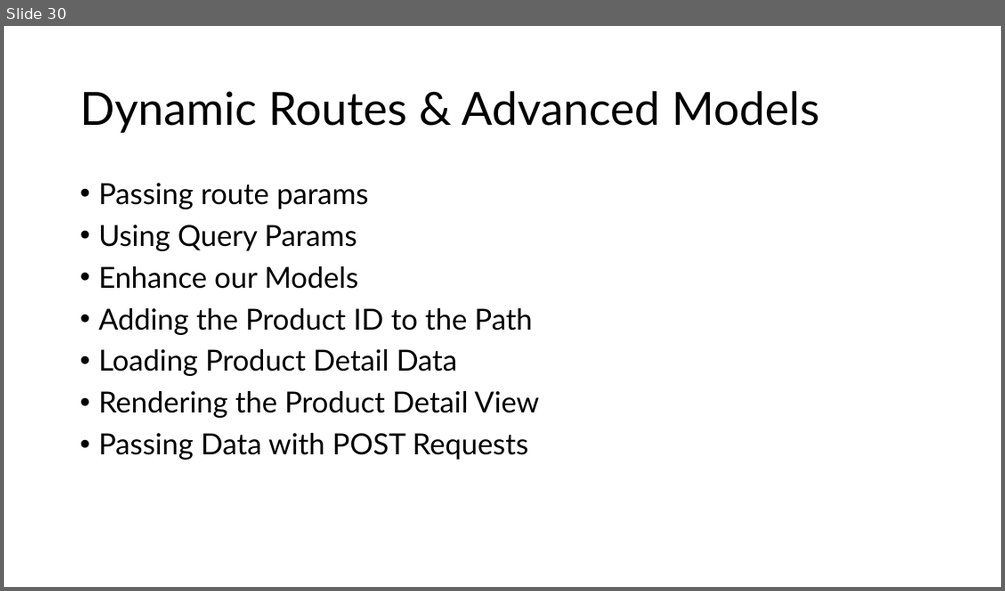
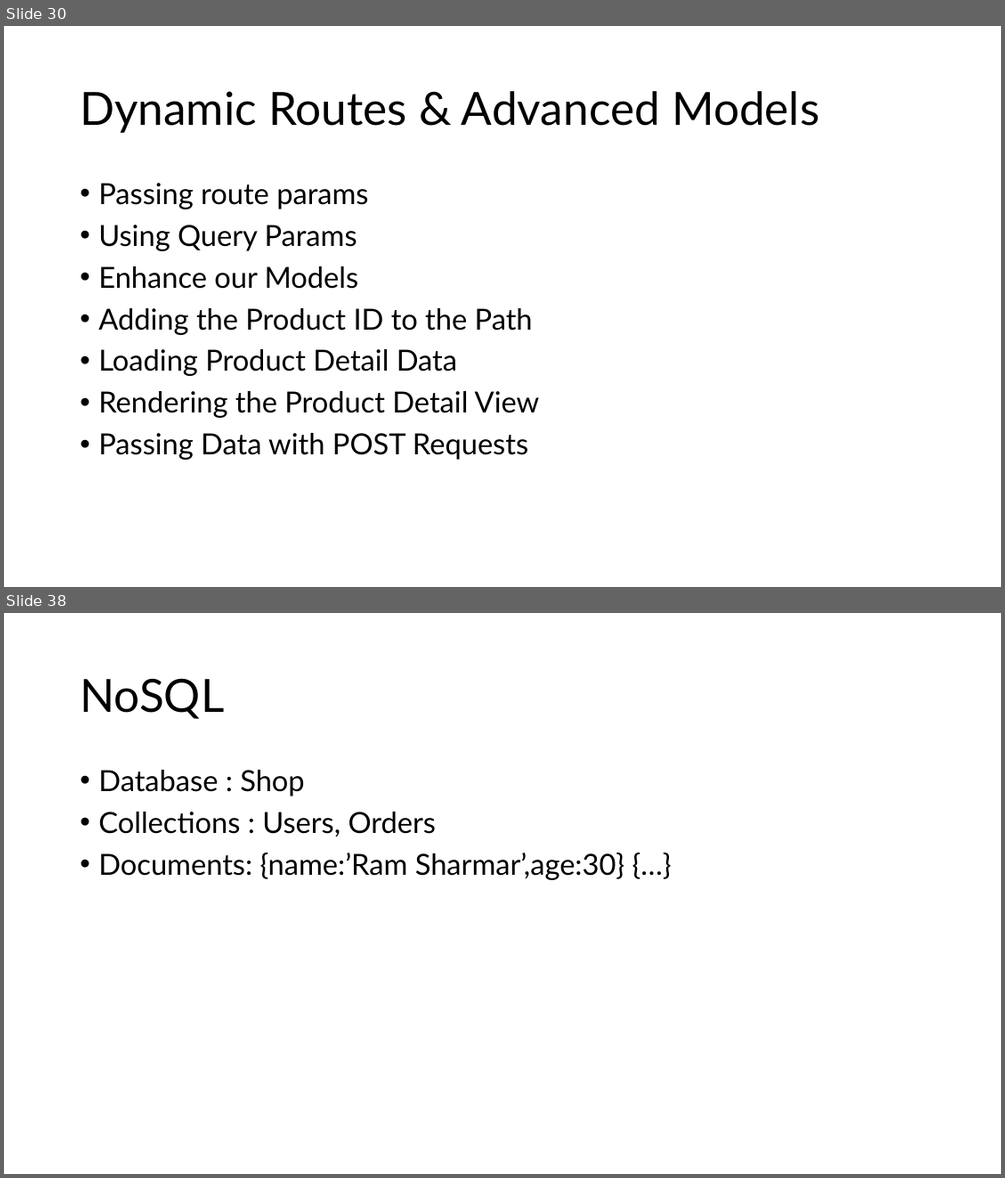
Before and after one commit to PiyushChaturvedii/Batch06, a slide deck: Node/node.pptx. Shown one above the other, each under a label of ours: slide 30 before the commit, slides 30 and 38 after it; the slides between them are not shown. The pictures are 1005x591 and 1005x1178 pixels, drawn with LibreOffice and Linux fonts; fonts in the diff are those of the drawing. Boxes give left, top, right and bottom in pixels: in the first picture for what was removed or moved away, otherwise in the second. Text is boxed around its words. In the diff, an @@ line names an element or a change of style, - is before the commit and + after.

```diff
--- a/Node/node.pptx
+++ b/Node/node.pptx
@@ slide 38 added at [4, 613, 1001, 1174], background #FFFFFF @@
@@ title added at [80, 678, 224, 719], 44 pt, text #000000 @@
+NoSQL
@@ text added at [98, 770, 625, 880], 28 pt, text #000000 @@
+• Database : Shop
+• Collections : Users, Orders
+• Documents: {name:’Ram Sharmar’,age:30} {…}
```
Also in this commit, not shown: 1 slide changed, 9 other slides added, 35 other files.
